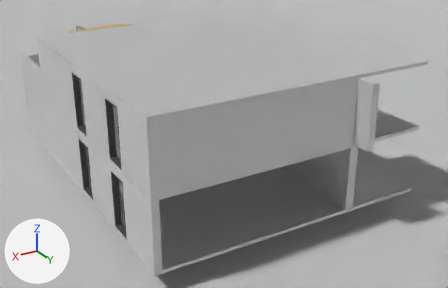
Renders of the Blender file Wohnung.blend from each side of a commit.
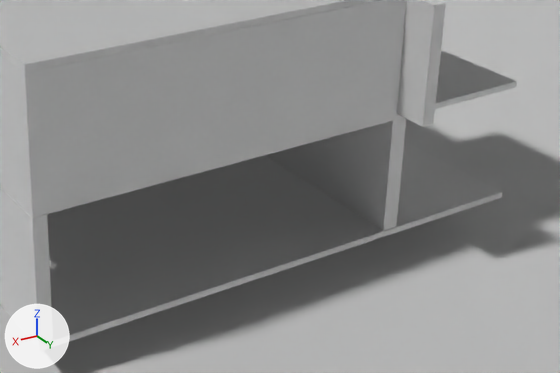
Old and new are each drawn whole from a 50 mm camera at (11.6, 25.1, 9.1) aimed at (-2.4, 1.8, -2.5) and again close up on the part from 30% to 99% of the width and 28% to 100% of the height. The axes (+X, +Y, +Z) are drawn at lower left. The lights are the same throughout.
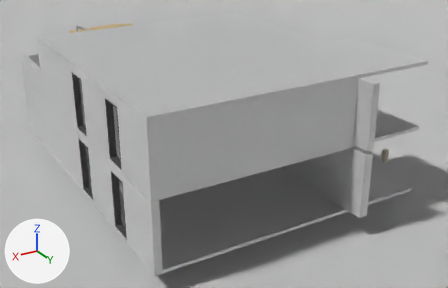
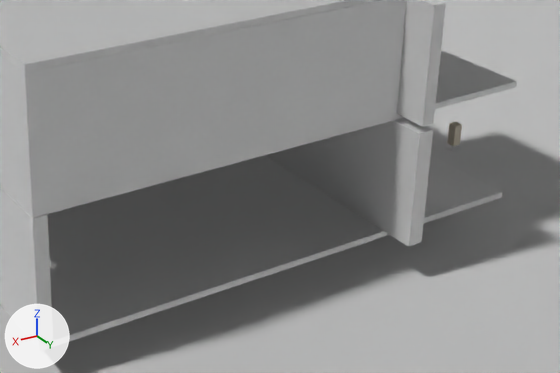
What differs and where, as boxes (x1, y1, x2, y2) in the close-ups (560 x 373 px):
'Cube.085', reshaped
    before: (0, 118, 406, 345)
    after: (0, 118, 433, 345)
'Table.Lamp.015', added
    after: (447, 122, 462, 146)
part 1 of me_cube_001, built on
    before: (381, 118, 406, 231)
    after: (381, 118, 433, 247)

Patch to the scene script:
```diff
--- a/Wohnung.blend.py
+++ b/Wohnung.blend.py
@@ me_cube_001 @@
 # used by ob_cube_085; location = (-4.8, -4.37, -1.93)
-me_cube_001.from_pydata(...)  # 220 vertices, 204 faces; spans x -2.4..9.5, y -4.8..13.4, z -1.0..1.6
+me_cube_001.from_pydata(...)  # 252 vertices, 236 faces; spans x -2.4..9.5, y -4.8..14.2, z -1.0..1.6
+# me_cube_001 part 1: 8 vertices moved from x 0.8..1.2, y 13.4, z -1.0..1.6 to x 0.8..1.2, y 13.2, z -1.0..1.6; 24 vertices added at x 0.8..1.2, y 13.5..14.2, z -1.0..1.6
@@ me_cube_554 @@
+me_cube_554.from_pydata(...)  # 44 vertices, 42 faces; spans x -1.15..1.26, y -1.65..1.56, z -0.17..0.2
@@ ob_table_lamp_015 @@
+ob_table_lamp_015 = bpy.data.objects.new('Table.Lamp.015', me_cube_050.copy())  # the mesh of ob_table_lamp_001
+ob_table_lamp_015.parent = ob_table_lamp_foot_013
+ob_table_lamp_015.matrix_parent_inverse = Matrix(((-1.0, 0.0, 0.0, 1.753), (0.0, -1.0, 0.0, 8.361), (0.0, 0.0, 1.0, -3.385), (0.0, 0.0, 0.0, 1.0)))
+ob_table_lamp_015.location = (1.753, 8.361, 3.567)
+ob_table_lamp_015.rotation_euler = (0.0, 0.0, -3.142)  # degrees (0, 0, -180)
+_m = ob_table_lamp_015.modifiers.new('Array', 'ARRAY')
+_m.count = 1
+_m.constant_offset_displace = (0.0, 0.0, 0.0)
+_m.relative_offset_displace = (0.0, 22.6, 0.0)
@@ ob_table_lamp_foot_013 @@
+ob_table_lamp_foot_013 = bpy.data.objects.new('Table.Lamp.Foot.013', me_cylinder_014.copy())  # the mesh of ob_table_lamp_foot_001
+ob_table_lamp_foot_013.parent = ob_bed_002
+ob_table_lamp_foot_013.matrix_parent_inverse = Matrix(((1.0, 0.0, 0.0, -2.611), (0.0, 1.0, 0.0, -7.099), (0.0, 0.0, 1.0, -3.149), (0.0, 0.0, 0.0, 1.0)))
+ob_table_lamp_foot_013.location = (3.639, -3.437, 0.237)
+_m = ob_table_lamp_foot_013.modifiers.new('Array', 'ARRAY')
+_m.count = 1
+_m.constant_offset_displace = (0.0, 0.0, 0.0)
+_m.relative_offset_displace = (0.0, 14.0, 0.0)
@@ ob_bed_002 @@
+ob_bed_002 = bpy.data.objects.new('Bed.002', me_cube_554)
+ob_bed_002.location = (2.46, 7.63, 0.03)
+ob_bed_002.rotation_euler = (0.0, 0.0, -1.571)  # degrees (0, 0, -90)
```
